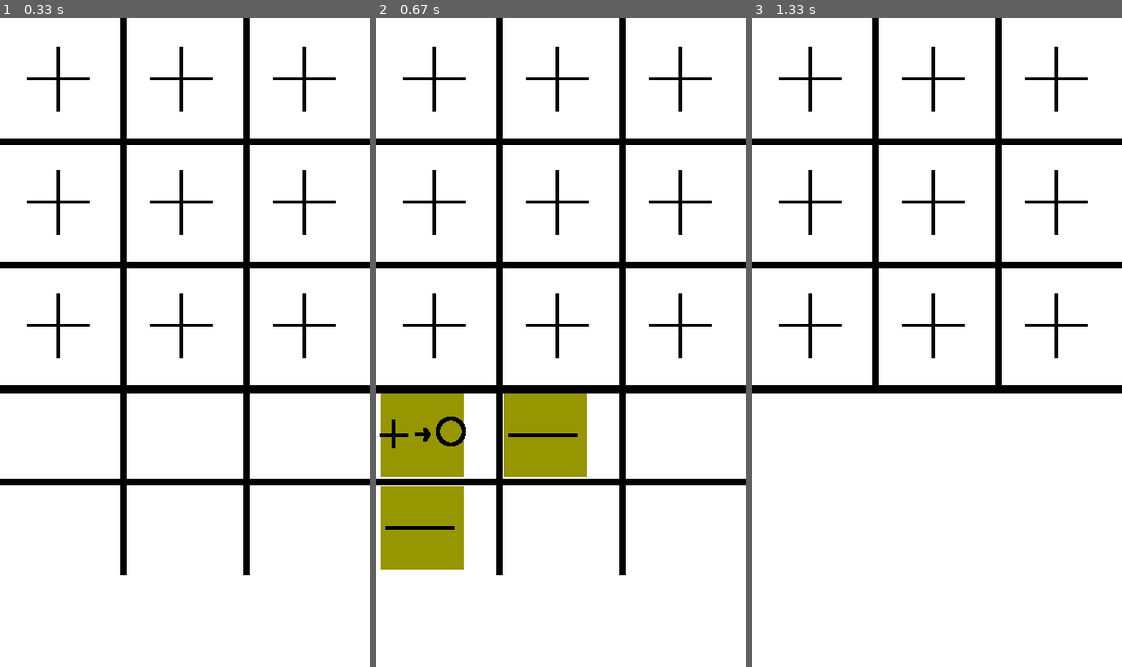
Above: before the commit, frames 1-3 (left to right).
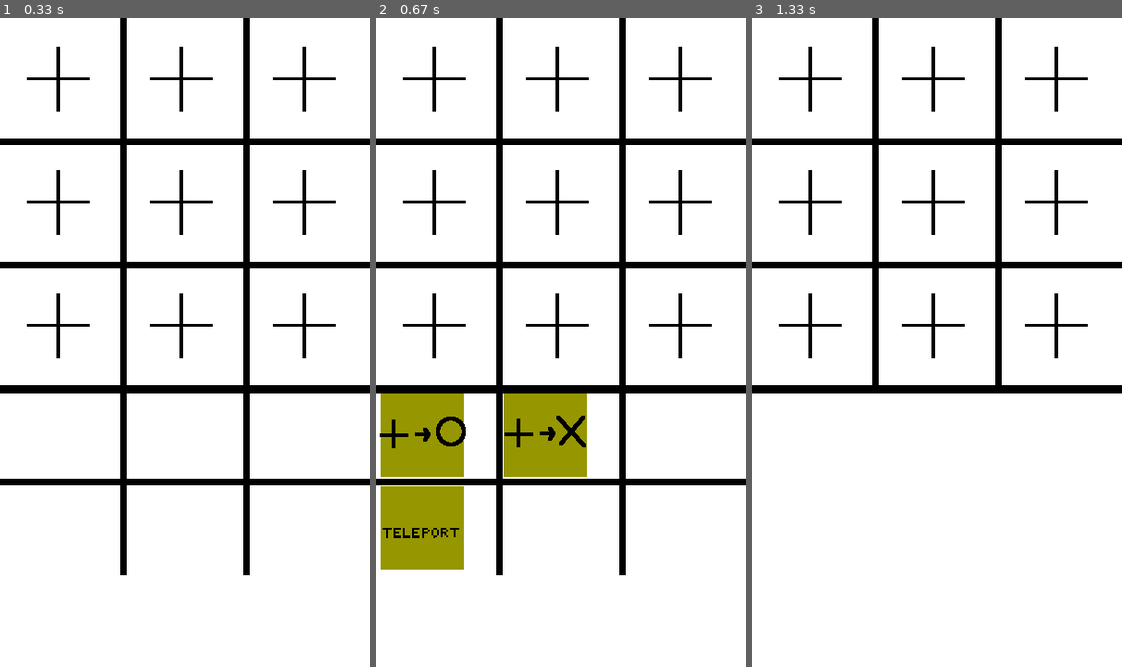
Above: after the commit, the same moments.

Repository: ShuGe-MIT/iQuhack
Game: pygame game, started from frontend_original.py
Same seed, same stepped clock (60 frames per second), same inputs: the game is played once before the commit and once after it.
Inputs (mouse positions are in pixels of both pictures, inside the frame that each line leads up to):
- Up to frame 1 (0.33 s): no input
- Up to frame 2 (0.67 s): click (679, 323) at 0.42 s
- Up to frame 3 (1.33 s): click (974, 485) at 0.77 s

Frame 1 is identical in both runs. In frame 2, 0.4% of the frame differs, in the area x 1-57%, y 61-81%; in frame 3, nothing differs.

Commit message:
added ref to images

Diff:
--- a/frontend_original.py
+++ b/frontend_original.py
@@ -49,9 +49,11 @@
 xo_img = pg.image.load("xo.png")
 plus_img = pg.image.load("plus.png")
 plus2o_img = pg.image.load("plus2o.png")
-plus2x_img = pg.image.load("minus.png")
-teleport_img = pg.image.load("minus.png")
-cnot_img = pg.image.load("minus.png")
+plus2x_img = pg.image.load("plus2x.png")
+teleport_img = pg.image.load("teleport.png")
+cnot_img = pg.image.load("cnot.png")
+measure_img = pg.image.load("measure.png")
+swap_img = pg.image.load("swap.png")
 
 
 # rescale window
